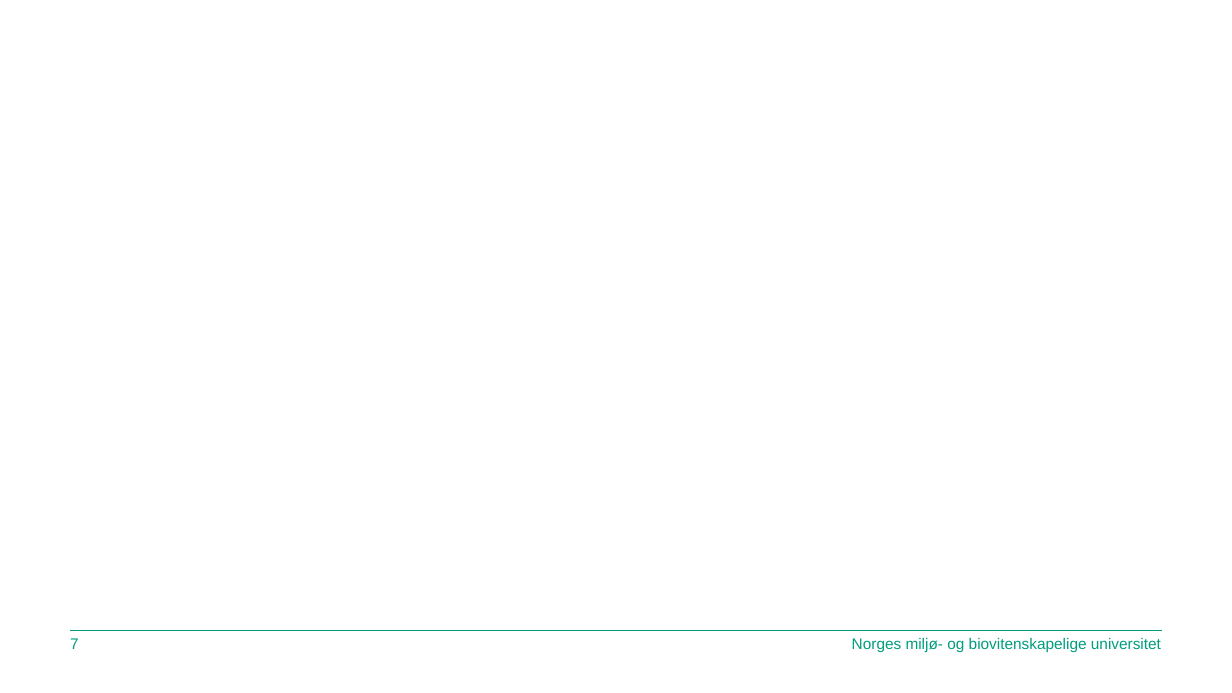
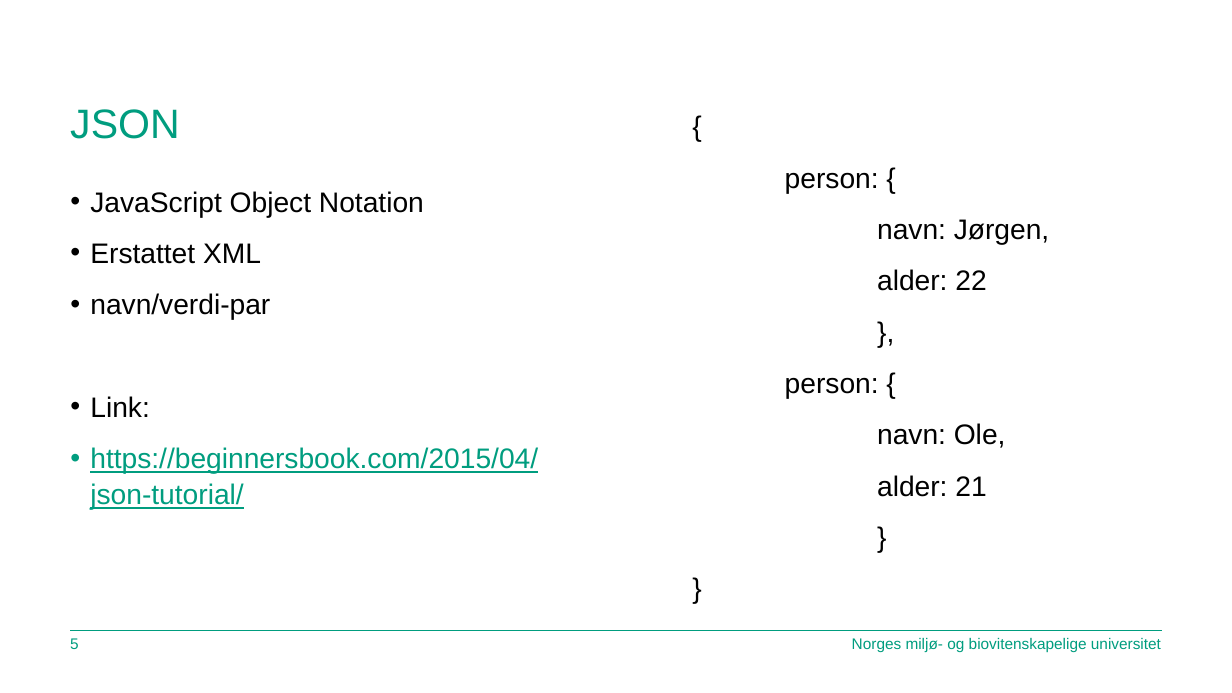
Before and after one commit to Eik-Lab/TIN100_API, a slide deck: slide 6 of 01_API/Presentasjon/01_API.pptx (slide 8 before the commit). Drawn at 1232x693 pixels with LibreOffice and Linux fonts; fonts in the diff are those of the drawing; background and template pictures are left out. Boxes give left, top, right and bottom in pixels: in the first picture for what was removed or moved away, otherwise in the second. Text is boxed around its words. In the diff, an @@ line names an element or a change of style, - is before the commit and + after.

```diff
--- a/01_API/Presentasjon/01_API.pptx
+++ b/01_API/Presentasjon/01_API.pptx
@@ title added at (70, 109, 180, 139), 32 pt, text #009D7F @@
+JSON
@@ text added at (785, 172, 1049, 497), 22 pt, text #000000 @@
+  {
+  person: {
+  navn: Jørgen,
+  alder: 22
+  },
+  person: {
+  navn: Ole,
+  alder: 21
+  }
+  }
@@ text added at (90, 191, 538, 510), 22 pt, text #000000 @@
+• JavaScript Object Notation
+• Erstattet XML
+• navn/verdi-par
+• Link:
+• https://beginnersbook.com/2015/04/json-tutorial/
@@ page number at (70, 638, 79, 649): text changed @@
-7
+5
```
Also in this commit, not shown: 5 other slides changed, 1 slide removed, 1 other file.
